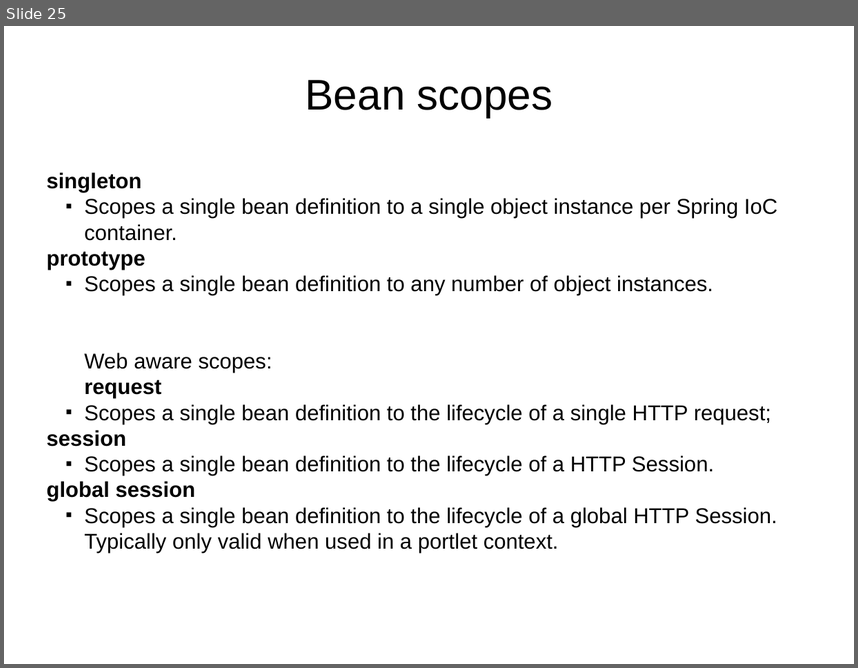
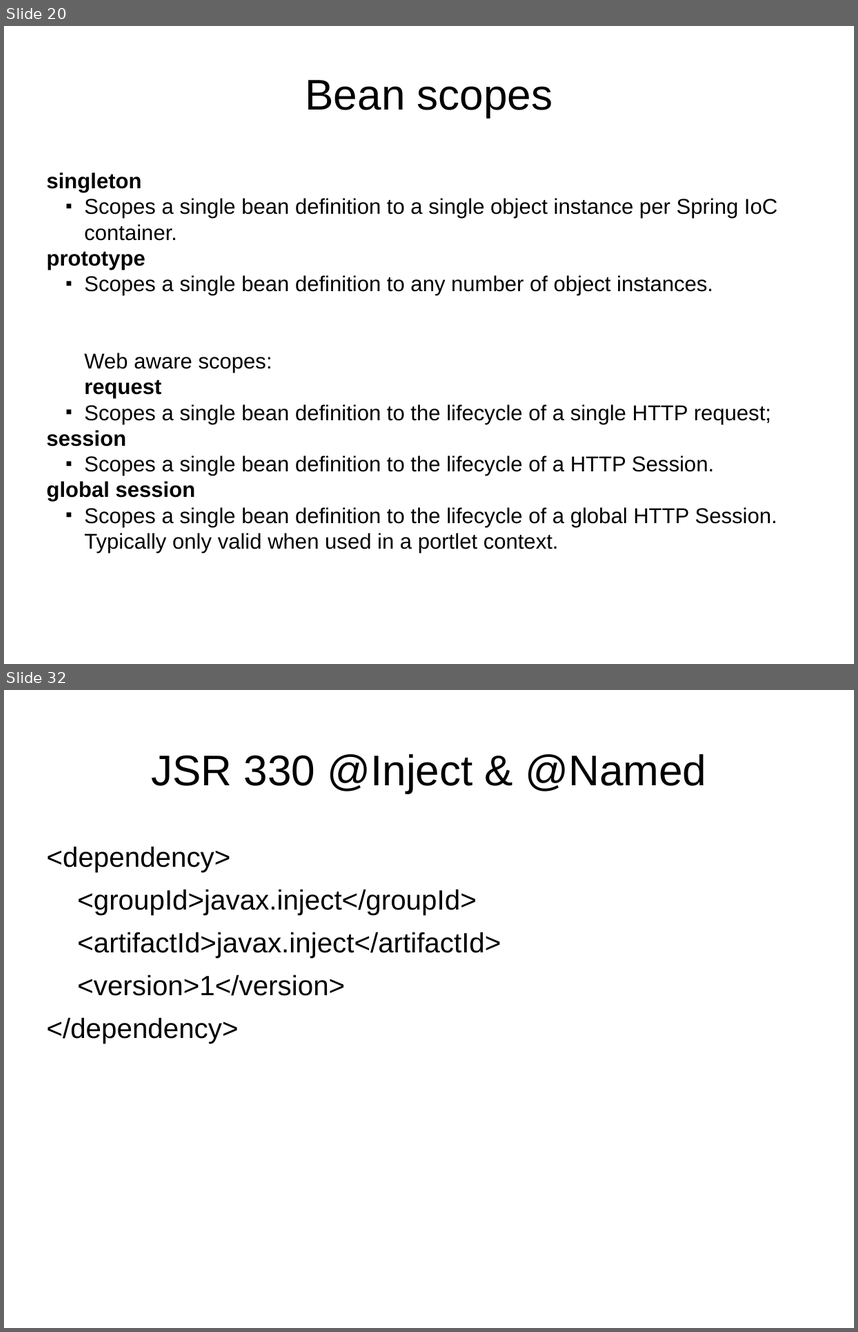
Before and after one commit to delia-popescu/spring-core, a slide deck: src/main/resources/spring_core.odp. Shown one above the other, each under a label of ours: slide 25 before the commit, slides 20 and 32 after it; the slides between them are not shown. The pictures are 858x668 and 858x1332 pixels, drawn with LibreOffice and Linux fonts; fonts in the diff are those of the drawing. Boxes give left, top, right and bottom in pixels: in the first picture for what was removed or moved away, otherwise in the second. Text is boxed around its words. In the diff, an @@ line names an element or a change of style, - is before the commit and + after.

```diff
--- a/src/main/resources/spring_core.odp
+++ b/src/main/resources/spring_core.odp
@@ slide 32 added at <box>4,690,854,1328</box>, background #FFFFFF @@
@@ title added at <box>151,754,706,793</box>, 40 pt, text #000000 @@
+JSR 330 @Inject & @Named
@@ text added at <box>47,846,501,1043</box>, 26 pt, text #000000 @@
+<dependency>
+<groupId>javax.inject</groupId>
+<artifactId>javax.inject</artifactId>
+<version>1</version>
+</dependency>
@@ what was slide 25 is now slide 20 @@
```
Also in this commit, not shown: 24 slides changed, 33 other slides added, 14 slides removed.
